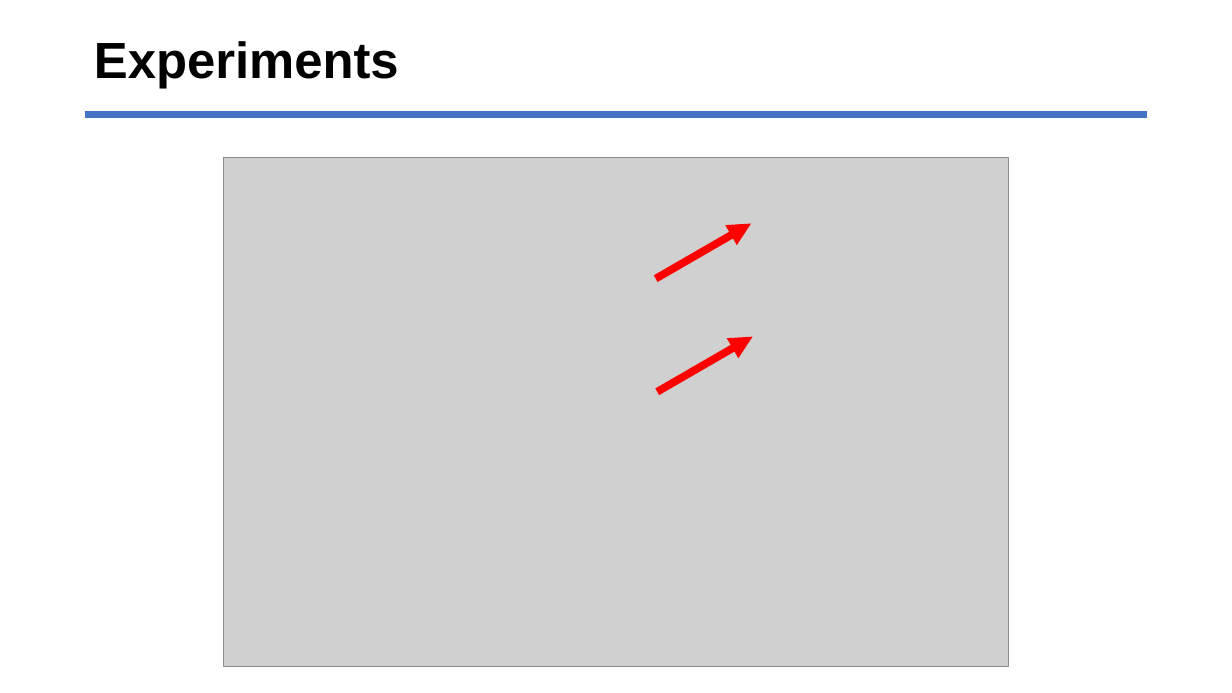
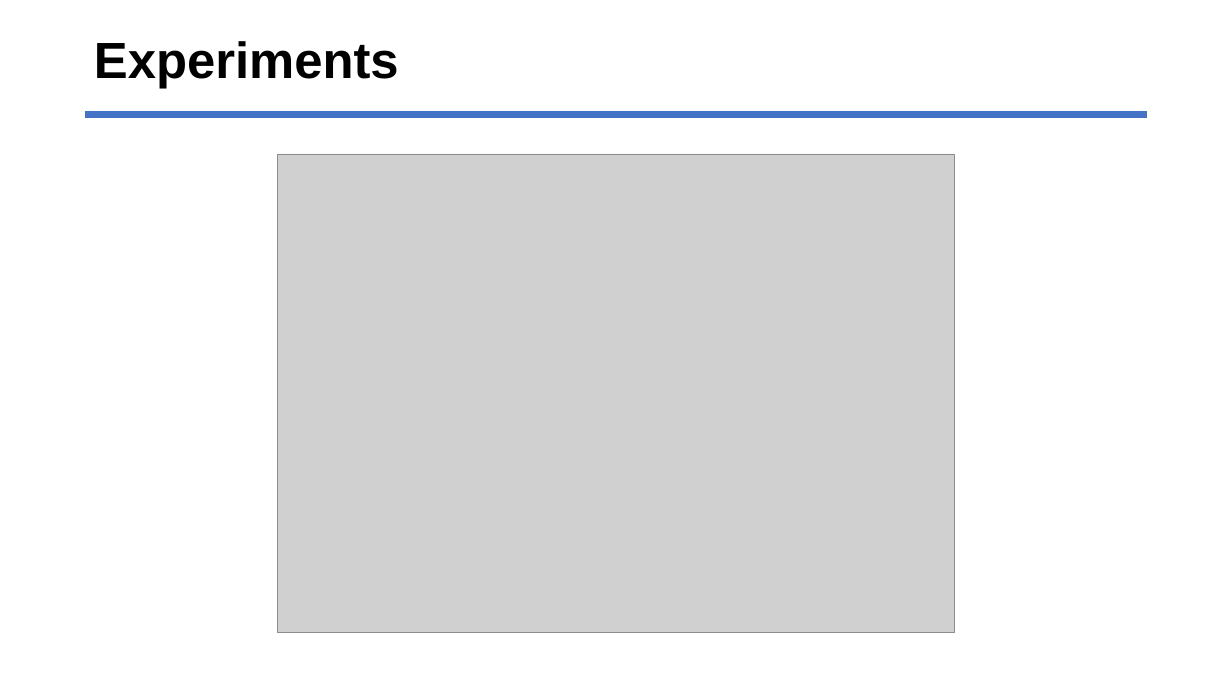
Before and after one commit to jhyun0919/STLF_of_Australian_NEM_by_H-ELM, a slide deck: slide 17 of ppt_slides/prepare_ELM2017_26MAY2017.pptx (slide 15 before the commit). Drawn at 1232x693 pixels with LibreOffice and Linux fonts; fonts in the diff are those of the drawing; grey boxes stand for pictures. Boxes give left, top, right and bottom in pixels: in the first picture for what was removed or moved away, otherwise in the second. Text is boxed around its words. In the diff, an @@ line names an element or a change of style, - is before the commit and + after.

```diff
--- a/ppt_slides/prepare_ELM2017_26MAY2017.pptx
+++ b/ppt_slides/prepare_ELM2017_26MAY2017.pptx
@@ picture: place and size @@
-picture at (224,158,1008,666)
+picture at (278,154,955,633)
@@ arrow removed from (656, 279) to (751, 224) @@
@@ arrow removed from (657, 392) to (753, 336) @@
```
Also in this commit, not shown: 15 other slides changed, 2 slides added, 2 slides removed, 27 other files.
